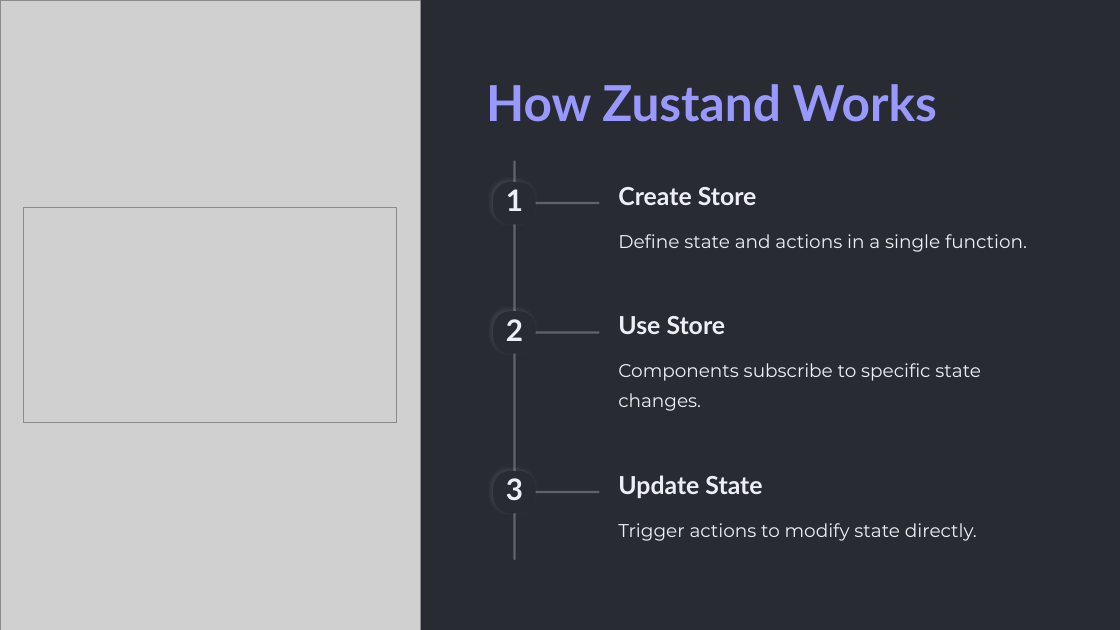
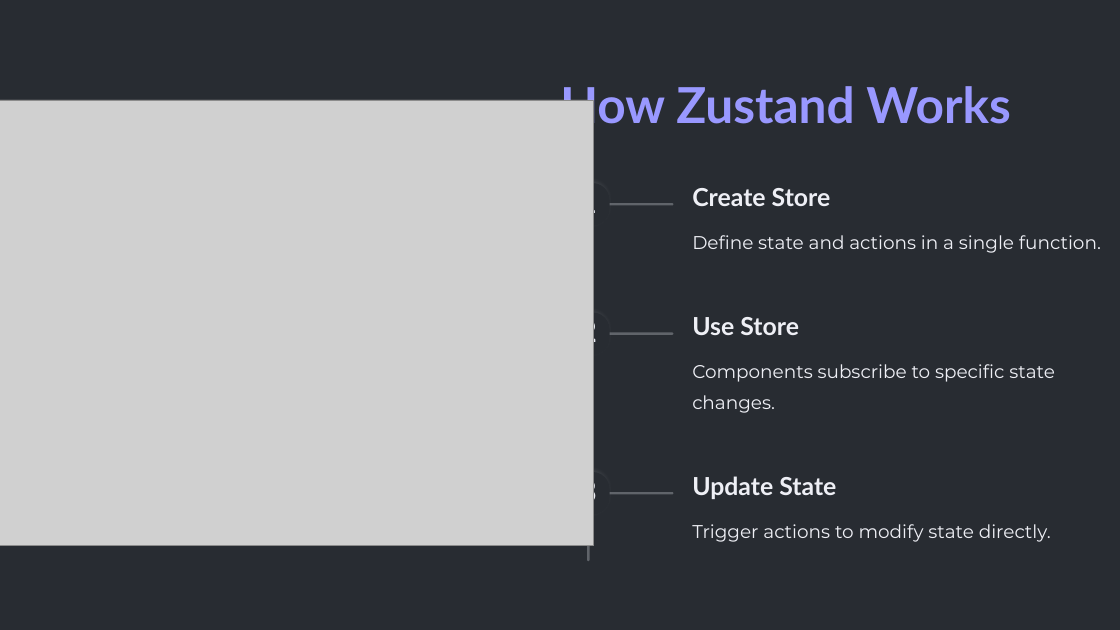
Before and after one commit to mateuzor/Algos, a slide deck: slide 2 of Zustand-Deep-Dive.pptx. Drawn at 1120x630 pixels with LibreOffice and Linux fonts; fonts in the diff are those of the drawing; grey boxes stand for pictures. Boxes give left, top, right and bottom in pixels: in the first picture for what was removed or moved away, otherwise in the second. Text is boxed around its words. In the diff, an @@ line names an element or a change of style, - is before the commit and + after.

Commit message:
zustand slide

```diff
--- a/Zustand-Deep-Dive.pptx
+++ b/Zustand-Deep-Dive.pptx
@@ picture: place and size @@
-picture at bbox=[0, 0, 420, 630]
+picture at bbox=[0, 100, 594, 546]
@@ picture removed at bbox=[24, 207, 396, 423] @@
@@ 10 texts, 7 rounded rectangles: place and size @@
-10 texts, 7 rounded rectangles at bbox=[486, 84, 1027, 560]
+10 texts, 7 rounded rectangles at bbox=[560, 86, 1101, 561]
```
Also in this commit, not shown: 1 other slide changed.
